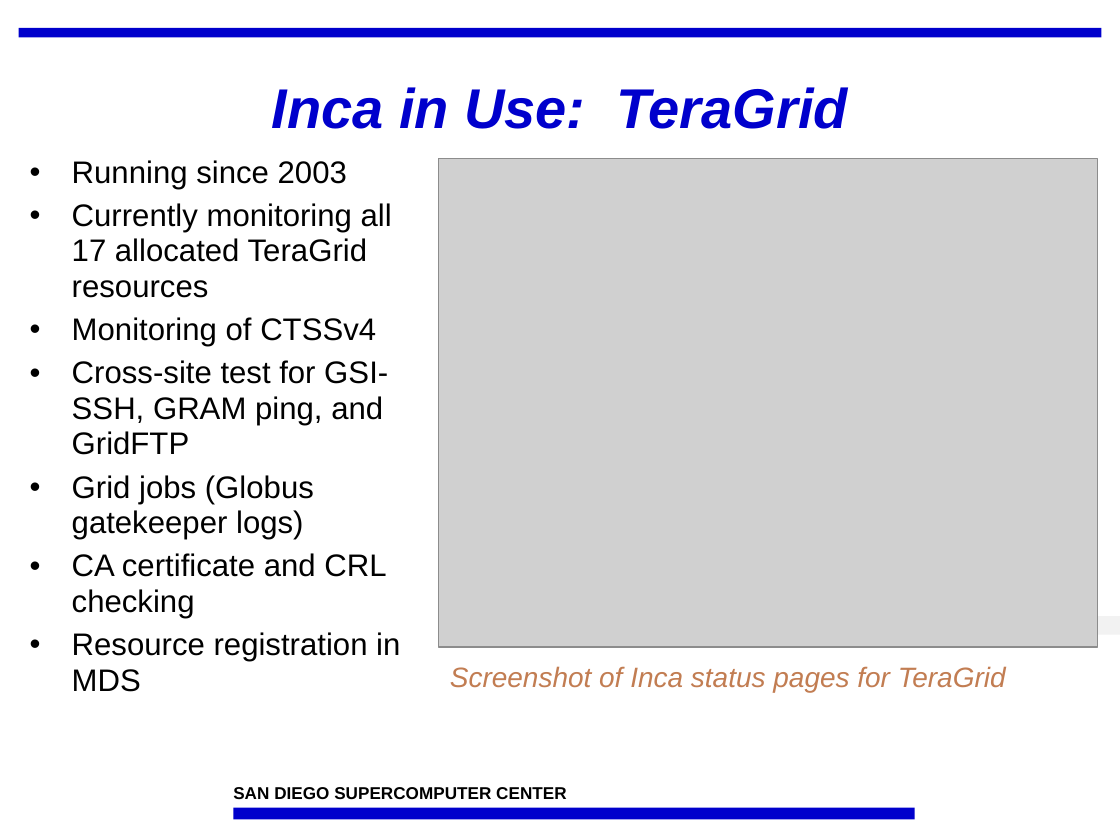
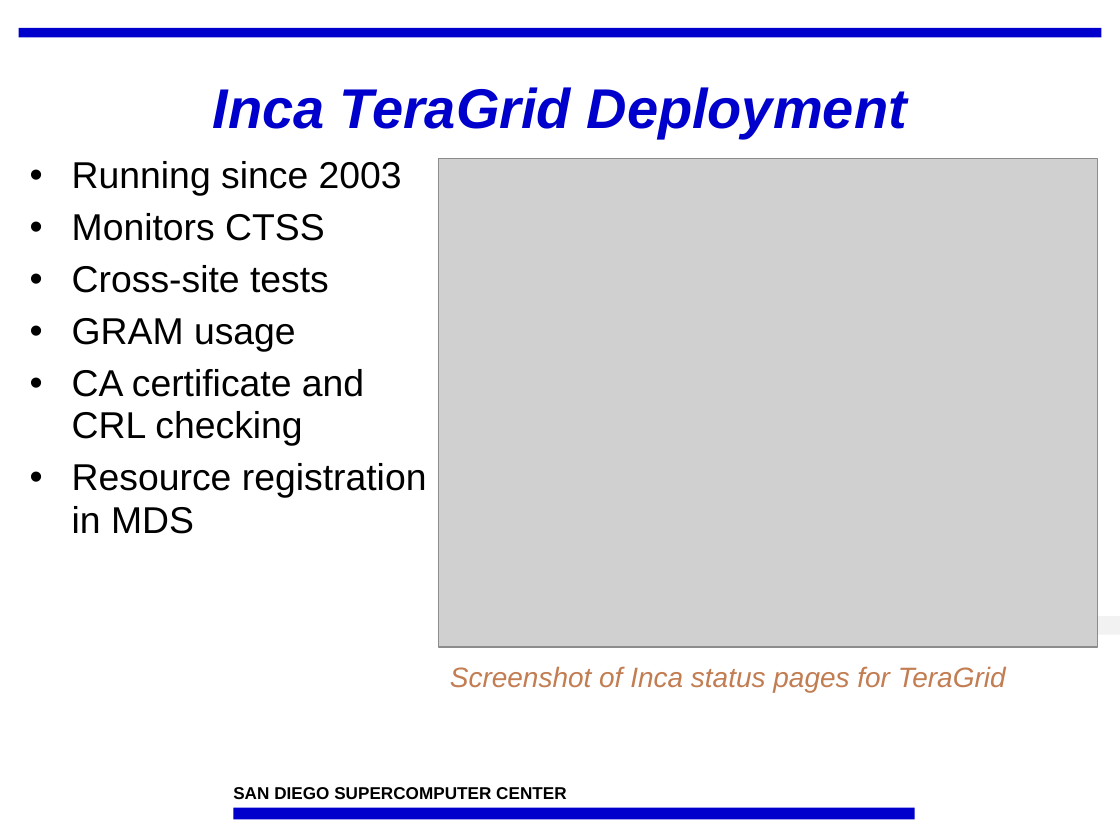
Before and after one commit to IncaProject/inca-xsede, a slide deck: slide 13 of talks/sc07/inca-sc07.ppt. Drawn at 1120x840 pixels with LibreOffice and Linux fonts; fonts in the diff are those of the drawing; grey boxes stand for pictures; background and template pictures are left out. Boxes give left, top, right and bottom in pixels: in the first picture for what was removed or moved away, otherwise in the second. Text is boxed around its words. In the diff, an @@ line names an element or a change of style, - is before the commit and + after.

```diff
--- a/talks/sc07/inca-sc07.ppt
+++ b/talks/sc07/inca-sc07.ppt
@@ title at (212, 87, 907, 138): text changed @@
-Inca in Use: TeraGrid
+Inca TeraGrid Deployment
@@ text at (72, 161, 427, 534): size 20 to 24 pt in "Running since 2003", "CA certificate and CRL checking", "Resource registration in MDS"; more space between paragraphs @@
@@ text at (72, 213, 329, 352): text changed; size 20 to 24 pt @@
-• Currently monitoring all 17 allocated TeraGrid resources
-• Monitoring of CTSSv4
-• Cross-site test for GSI-SSH, GRAM ping, and GridFTP
-• Grid jobs (Globus gatekeeper logs)
+• Monitors CTSS
+• Cross-site tests
+• GRAM usage
```
Also in this commit, not shown: 11 other slides changed, 1 slide added, 1 slide removed.
